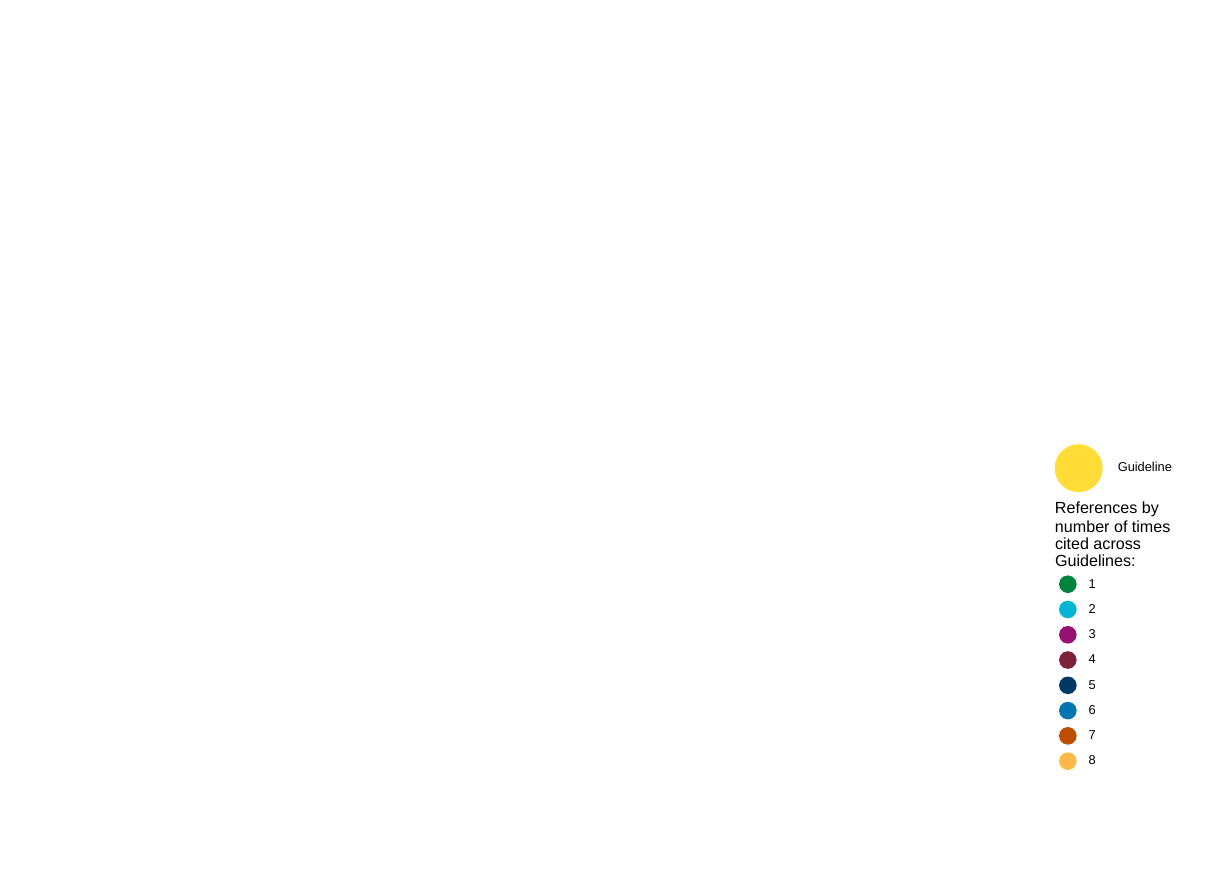
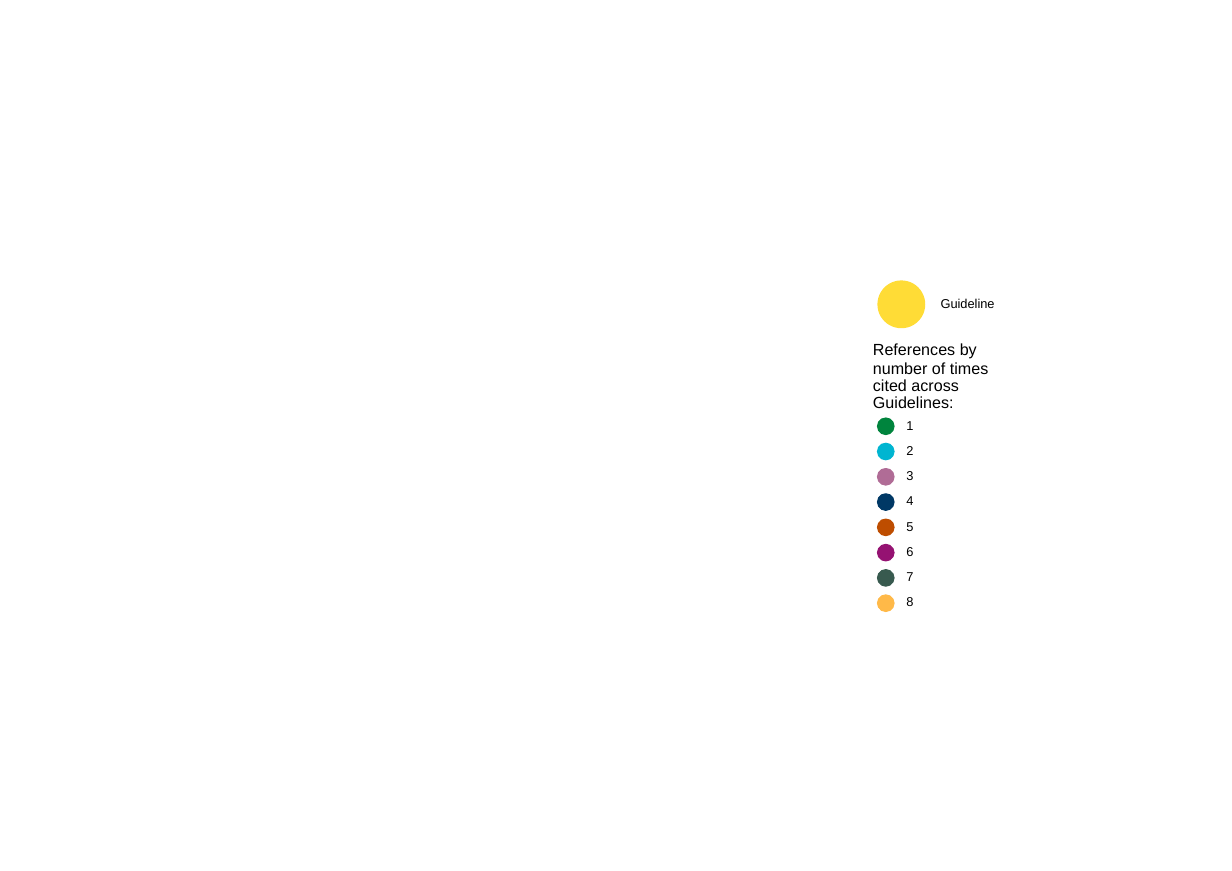
Before and after one commit to marissasmith8/Citation-Network-Analysis, a slide deck: slide 1 of scale.pptx. Drawn at 1232x871 pixels with LibreOffice and Linux fonts; fonts in the diff are those of the drawing. Boxes give left, top, right and bottom in pixels: in the first picture for what was removed or moved away, otherwise in the second. Text is boxed around its words. In the diff, an @@ line names an element or a change of style, - is before the commit and + after.

```diff
--- a/scale.pptx
+++ b/scale.pptx
@@ ellipse: place and size @@
-ellipse at [1055, 444, 1102, 492]
+ellipse at [877, 280, 925, 327]
@@ text "Guideline": place and size @@
-text "Guideline" at [1118, 461, 1172, 471]
+text "Guideline" at [941, 298, 995, 308]
@@ ellipse at [877, 469, 894, 485]: fill #951272 to #B06C96; outline #951272 0.71 pt to #B06C96 0.71 pt @@
@@ ellipse at [877, 494, 894, 511]: fill #7D2239 to #003865; outline #7D2239 0.71 pt to #003865 0.71 pt @@
@@ ellipse at [877, 519, 894, 536]: fill #003865 to #BE4D00; outline #003865 0.71 pt to #BE4D00 0.71 pt @@
@@ ellipse at [877, 544, 894, 561]: fill #0075B0 to #951272; outline #0075B0 0.71 pt to #951272 0.71 pt @@
@@ 12 texts, 8 ellipses: place and size @@
-12 texts, 8 ellipses at [1055, 501, 1170, 770]
+12 texts, 8 ellipses at [873, 343, 988, 612]
@@ ellipse at [877, 570, 894, 587]: fill #BE4D00 to #385A4F; outline #BE4D00 0.71 pt to #385A4F 0.71 pt @@
```
Also in this commit, not shown: 7 other files.
